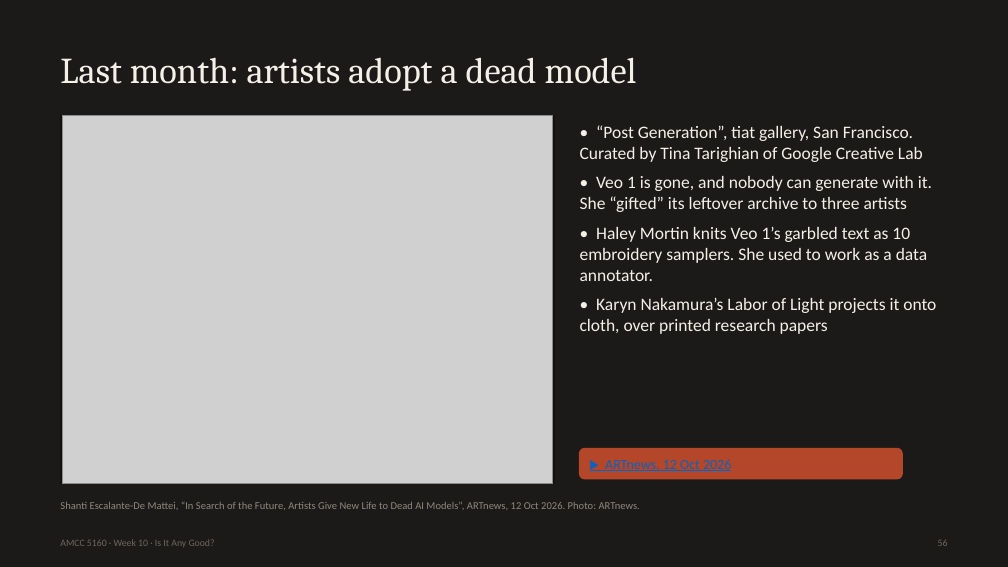
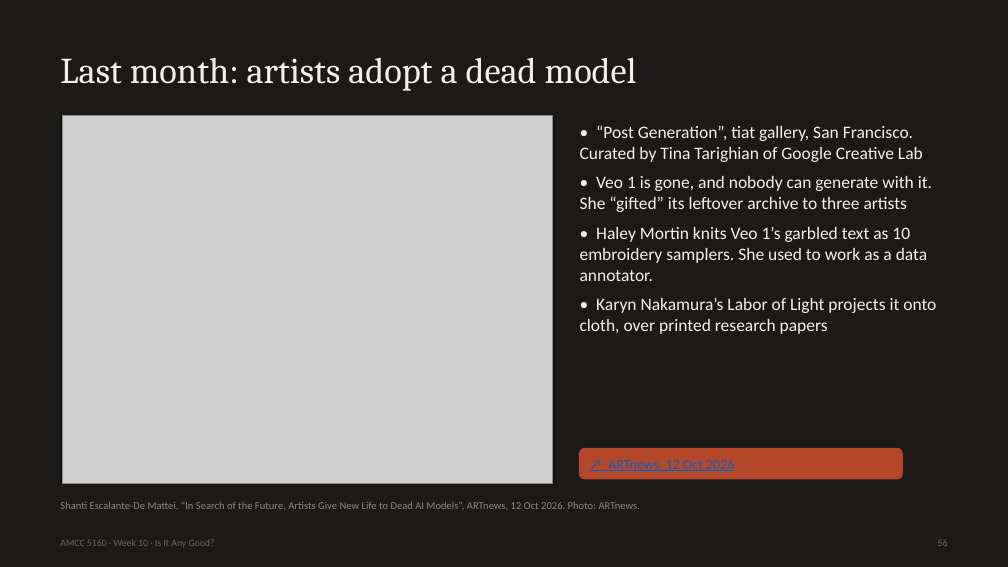
Before and after one commit to leehomyc/leehomyc.github.io, a slide deck: slide 56 of amcc5160/lecture-10/downloads/Lecture10_Slides.pptx. Drawn at 1008x567 pixels with LibreOffice and Linux fonts; fonts in the diff are those of the drawing; grey boxes stand for pictures. Boxes give left, top, right and bottom in pixels: in the first picture for what was removed or moved away, otherwise in the second. Text is boxed around its words. In the diff, an @@ line names an element or a change of style, - is before the commit and + after.

```diff
--- a/amcc5160/lecture-10/downloads/Lecture10_Slides.pptx
+++ b/amcc5160/lecture-10/downloads/Lecture10_Slides.pptx
@@ text at (608, 459, 734, 471): text changed @@
-▶ ARTnews, 12 Oct 2026
+↗ ARTnews, 12 Oct 2026
```
Also in this commit, not shown: 8 other slides changed, 16 other files.
